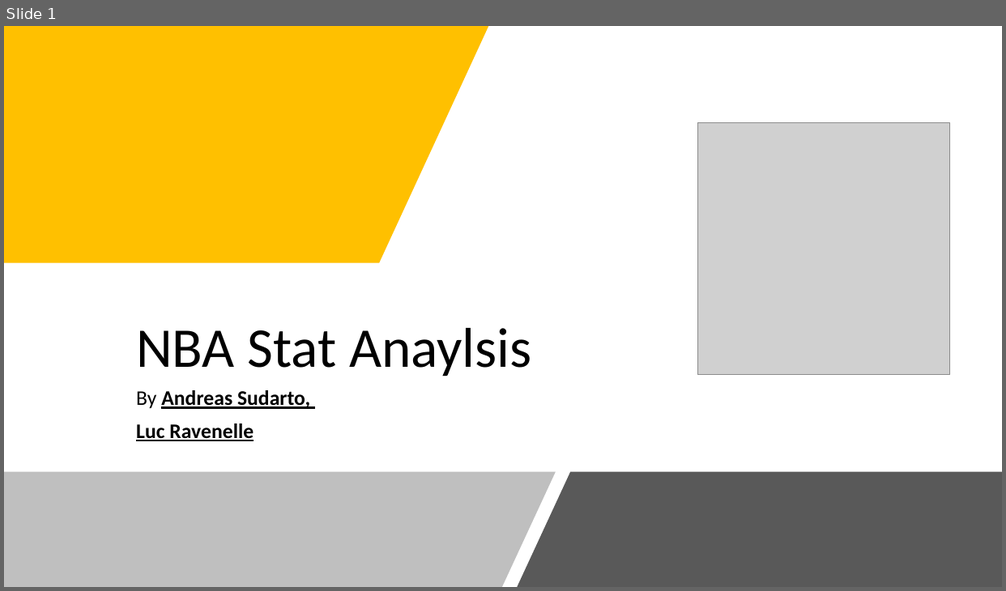
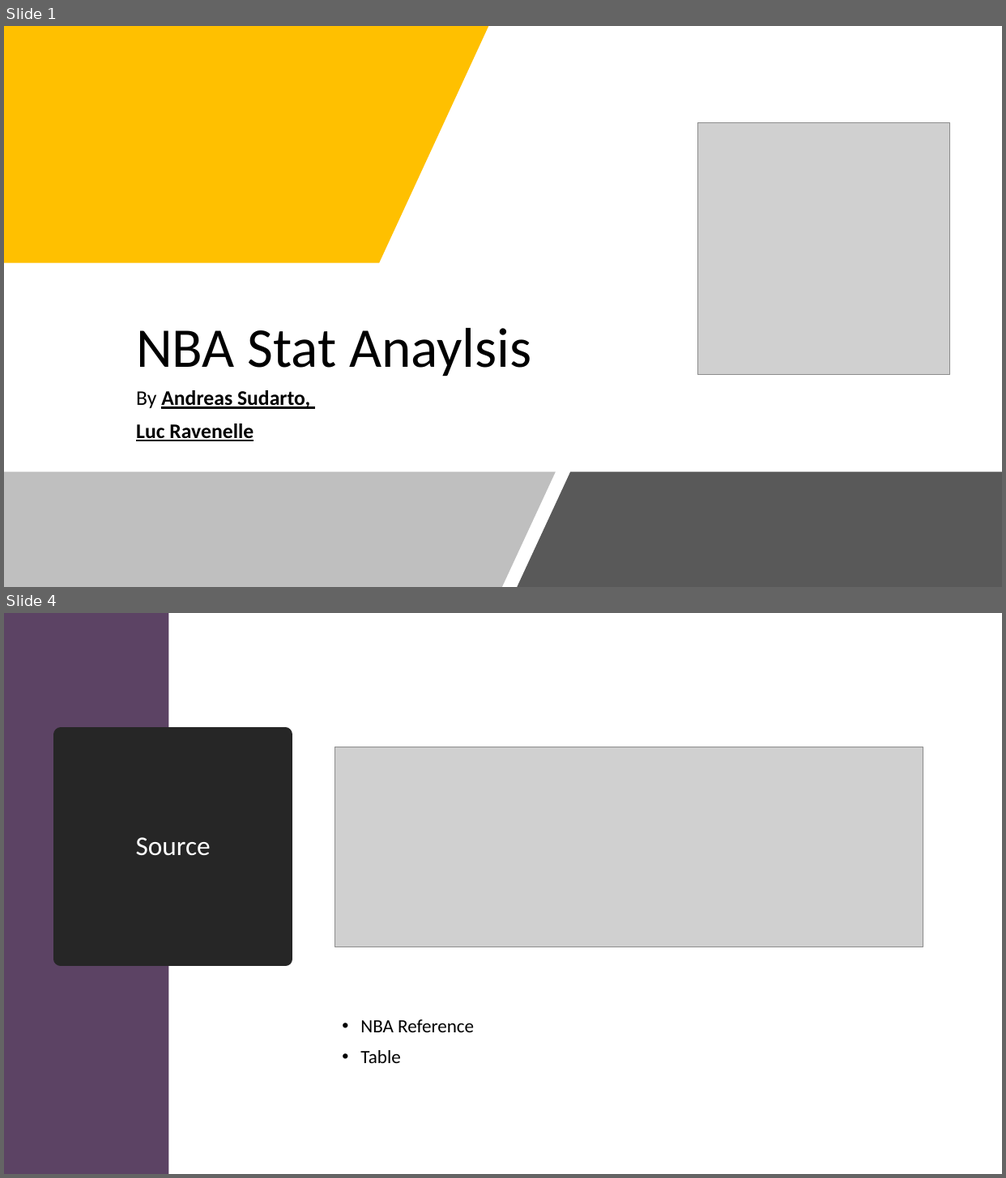
Before and after one commit to ab116893/it630_final_project, a slide deck: NBA Stat Anaylsis.pptx. Shown one above the other, each under a label of ours: slide 1 before the commit, slides 1 and 4 after it; the slides between them are not shown. The pictures are 1006x591 and 1006x1178 pixels, drawn with LibreOffice and Linux fonts; fonts in the diff are those of the drawing; grey boxes stand for pictures. Boxes give left, top, right and bottom in pixels: in the first picture for what was removed or moved away, otherwise in the second. Text is boxed around its words. In the diff, an @@ line names an element or a change of style, - is before the commit and + after.

```diff
--- a/NBA Stat Anaylsis.pptx
+++ b/NBA Stat Anaylsis.pptx
@@ slide 4 added at (4,613,1002,1174), background #FFFFFF @@
@@ rectangle added at (4,613,168,1174), fill #5C4364 @@
@@ title added at (61,735,286,960), fill #262626, outline #262626 13.75 pt, 26 pt, text #FFFFFF @@
+Source
@@ picture added at (335,747,923,947) @@
@@ text added at (360,1020,474,1063), 18 pt, text #000000 @@
+• NBA Reference
+• Table
```
Also in this commit, not shown: 5 other slides added, 4 slides removed.
